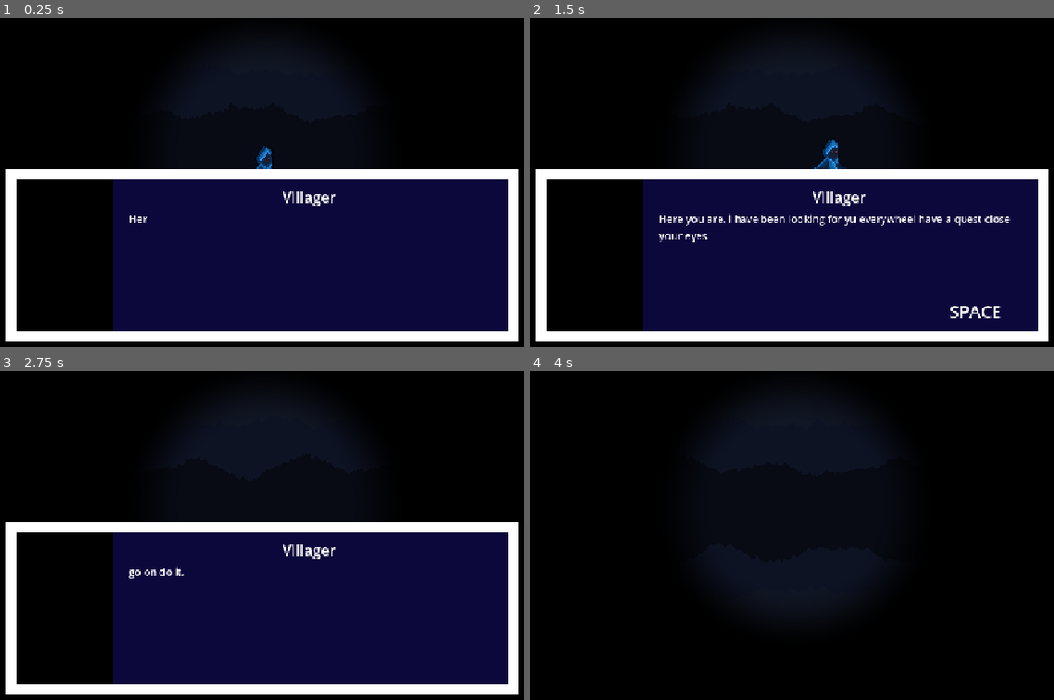
Above: before the commit, frames 1-4 (two rows, left to right).
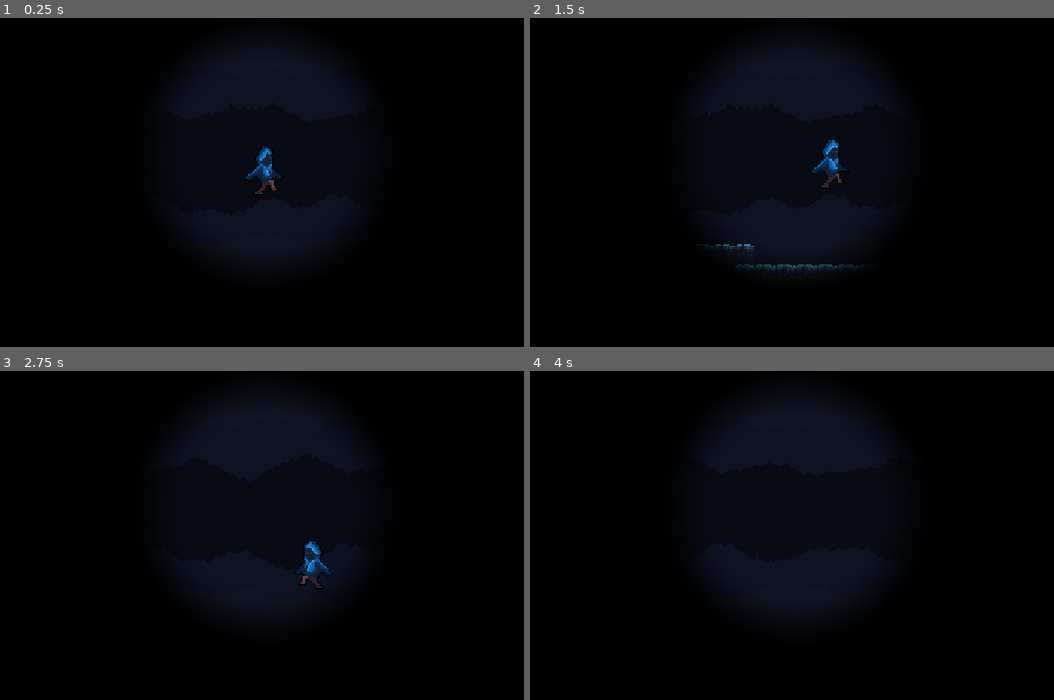
Above: after the commit, the same moments.

Repository: PranitJalan/Dark
Game: Godot game, scene res://Level.tscn
Same seed, same stepped clock (60 frames per second), same inputs: the game is played once before the commit and once after it.
Inputs (mouse positions are in pixels of both pictures, inside the frame that each line leads up to):
- Up to frame 1 (0.25 s): no input
- Up to frame 2 (1.5 s): tap Enter at 0.5 s; move the mouse to (959, 133) at 0.52 s; hold D (right) from 0.53 s (still down); tap Alt at 0.6 s; click (959, 133) at 0.67 s; tap W (jump) at 0.77 s; move the mouse to (645, 172) at 1.27 s; tap Shift at 1.35 s
- Up to frame 3 (2.75 s): tap W (jump) at 1.52 s; move the mouse to (340, 413) at 2.02 s; release D (right) at 2.03 s; hold A (left) from 2.03 s (still down); tap Alt at 2.1 s
- Up to frame 4 (4 s): move the mouse to (760, 588) at 2.77 s; release A (left) at 2.78 s; hold D (right) from 2.78 s (still down); tap Shift at 2.85 s; click (760, 588) at 2.92 s; tap W (jump) at 3.02, 3.77 s; move the mouse to (1017, 568) at 3.52 s; tap Alt at 3.6 s

The runs differ from the first frame. In frame 1, 41% of the frame differs, in the area x 1-99%, y 45-99%; in frame 2, 41%; in frame 3, 41%; in frame 4, nothing differs.

Commit message:
dialoge completed

Diff:
--- a/dialouge.gd
+++ b/dialouge.gd
@@ -10,17 +10,19 @@
 @onready var label_2: Label = $Label2
 @onready var texture_rect: TextureRect = $TextureRect
 @onready var label_3: Label = $Label3
+var space : Tween
+
+
 
 func _process(delta: float) -> void:
 	if is_busy:
 		visible = true
-		label_3.visible = not label_3.visible
+		if not (space and space.is_running()):
+			space = create_tween()
+			var taget = 1 - label_3.modulate.a
+			space.tween_property(label_3, "modulate", Color(1, 1, 1, taget ), 1 )
 	else:
 		visible = false
-
-func _ready() -> void:
-	_print()
-
 
 
 func _print(dialouge : Array[String] = ["Here you are, i have been looking for yu everywheei have a quest close your eyes", "go on do it, i m your best friend i will never ever betray you my dear hahahahahhahaha"], icon : Texture = null, name : String = "Villager", charss_per_second : int = 10):
